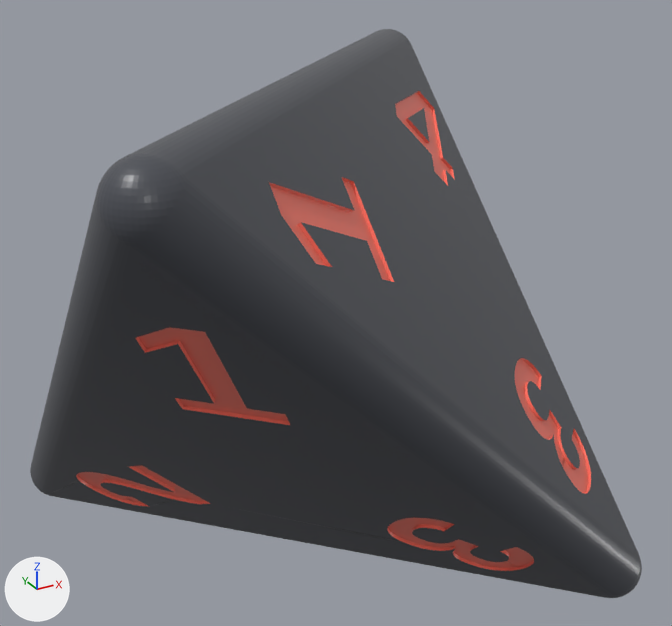
The glTF model public/cad/set/d4.glb as it was, and as the next commit left it.
Before and after are seen from a 50 mm camera at (-12.1, -23.6, 12.2) aimed at (0.8, -0.2, 0.5). Every picture has the same lights, and +X, +Y and +Z are marked at lower left. The older version comes first.

The scene before the commit, as lines of its bpy script (objects in view):
```python
mat_d_pips = principled_material('D_pips')
mat_d_pips.base_color = (0.937, 0.192, 0.141)  # red #f87969
mat_d_pips.roughness = 0.3
me_d4 = bpy.data.meshes.new('d4')
me_d4.from_pydata(...)  # 3807 vertices, 7610 faces; spans x -7.9..7.9, y -7.9..7.9, z -7.9..7.9
# faces by material slot: [3821, 3789]
me_d4.materials.append(mat_d_body)  # dark grey #4b4d55
me_d4.materials.append(mat_d_pips)  # red #f87969
ob_d4 = bpy.data.objects.new('d4', me_d4)
ob_d4.location = (0.0, 0.0, 0.0)
```
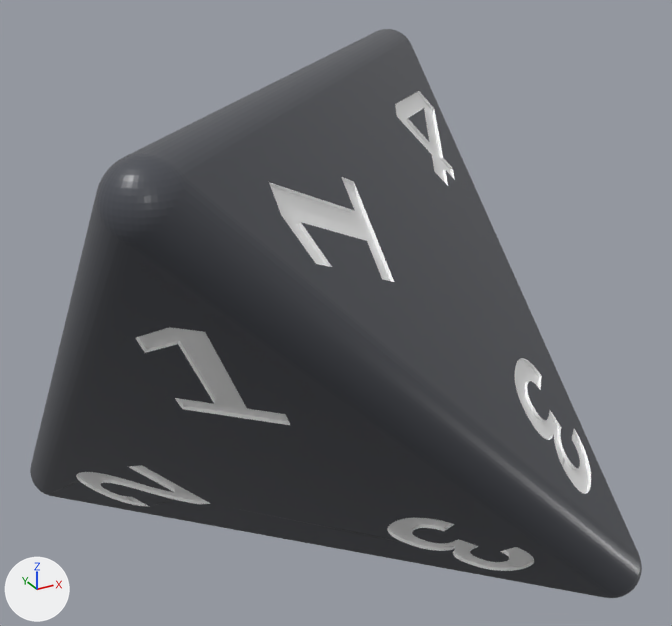
The edits, one by one:
Material 'D_pips' (mat_d_pips) changes colour from red #f87969 to white #ffffff; in linear values from (0.937, 0.192, 0.141) to (1.0, 1.0, 1.0).

Location of each change, (x1, y1, x2, y2) in pixels of the pictures (672 x 626 px):
'd4', recoloured: (73, 88, 595, 574) in both
